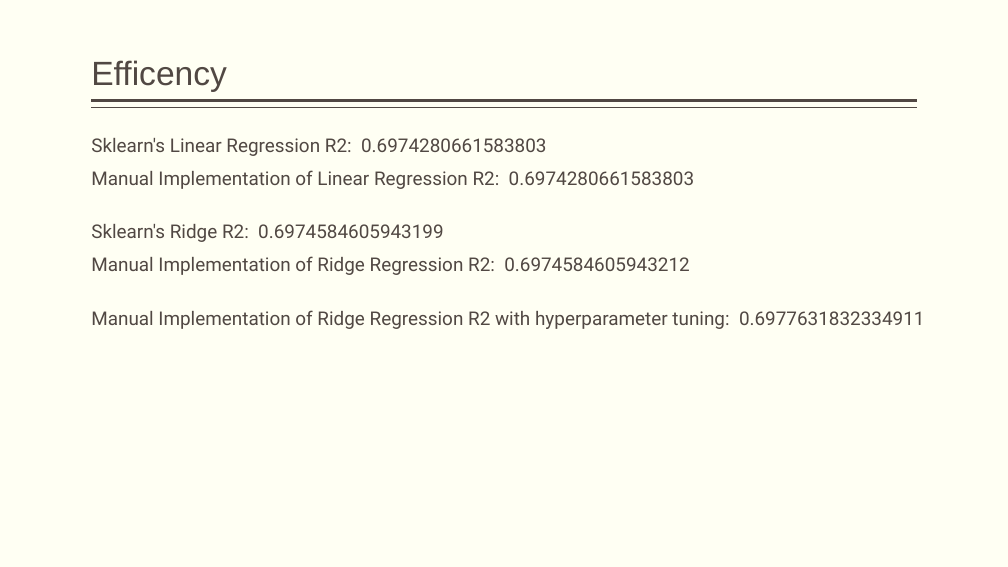
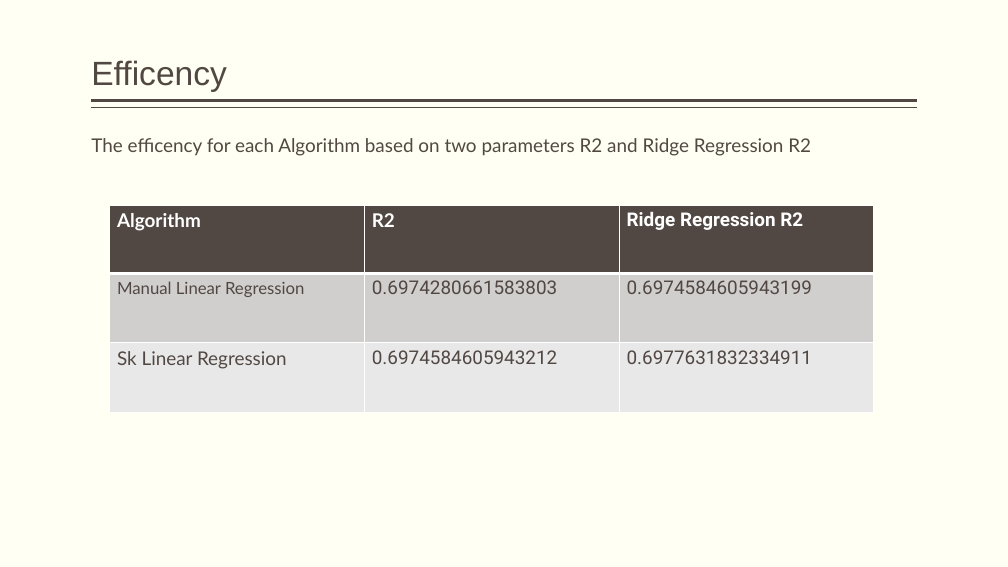
Before and after one commit to donikaSkenderbeut/machine-learning, a slide deck: slide 13 of Ex2/ex2.pptx. Drawn at 1008x567 pixels with LibreOffice and Linux fonts; fonts in the diff are those of the drawing. Boxes give left, top, right and bottom in pixels: in the first picture for what was removed or moved away, otherwise in the second. Text is boxed around its words. In the diff, an @@ line names an element or a change of style, - is before the commit and + after.

Commit message:
updated pptx

```diff
--- a/Ex2/ex2.pptx
+++ b/Ex2/ex2.pptx
@@ text at [91, 138, 811, 156]: text changed; font Roboto to Lato @@
-Sklearn's Linear Regression R2: 0.6974280661583803
-Manual Implementation of Linear Regression R2: 0.6974280661583803
-Sklearn's Ridge R2: 0.6974584605943199
-Manual Implementation of Ridge Regression R2: 0.6974584605943212
-Manual Implementation of Ridge Regression R2 with hyperparameter tuning: 0.6977631832334911
+The efficency for each Algorithm based on two parameters R2 and Ridge Regression R2
@@ table added at [110, 206, 874, 412], 3 rows, 3 columns @@
+Algorithm | R2 | Ridge Regression R2
+Manual Linear Regression | 0.6974280661583803 | 0.6974584605943199
+Sk Linear Regression | 0.6974584605943212 | 0.6977631832334911
```
Also in this commit, not shown: 1 other slide changed, 1 other file.
